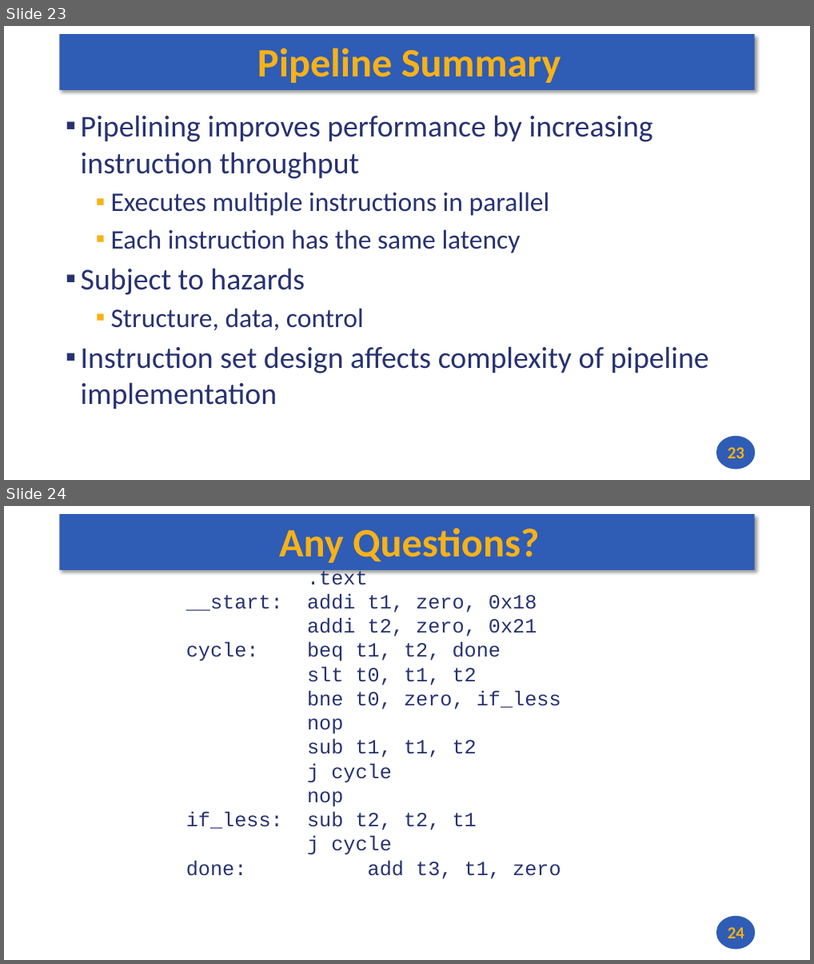
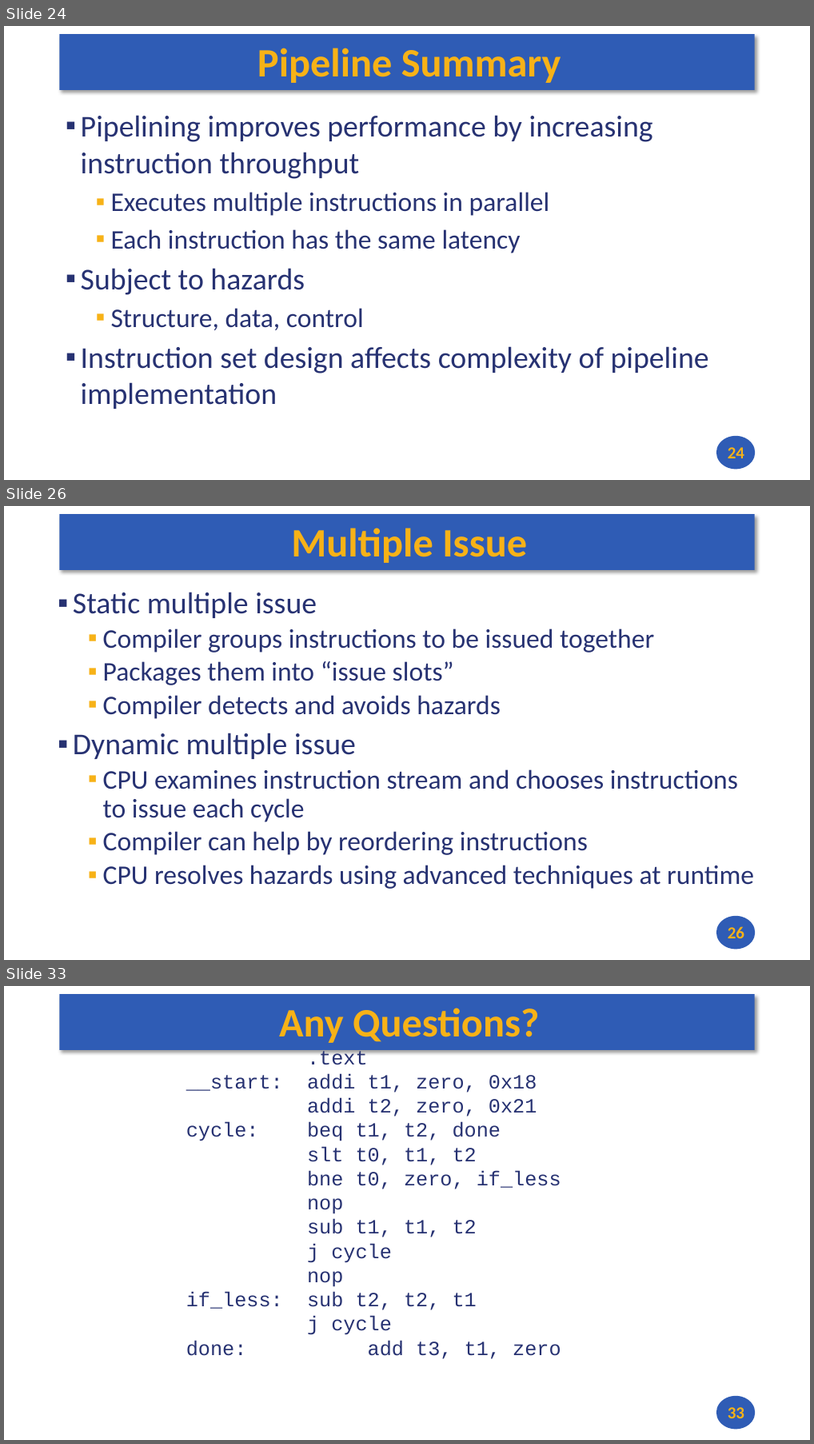
Before and after one commit to andrewt0301/hse-acos-course, a slide deck: docs/part1ca/09_Pipeline/CA_Lecture_09.pptx. Shown one above the other, each under a label of ours: slides 23 and 24 before the commit, slides 24, 26 and 33 after it; the slides between them are not shown. The pictures are 814x964 and 814x1444 pixels, drawn with LibreOffice and Linux fonts; fonts in the diff are those of the drawing. Boxes give left, top, right and bottom in pixels: in the first picture for what was removed or moved away, otherwise in the second. Text is boxed around its words. In the diff, an @@ line names an element or a change of style, - is before the commit and + after.

```diff
--- a/docs/part1ca/09_Pipeline/CA_Lecture_09.pptx
+++ b/docs/part1ca/09_Pipeline/CA_Lecture_09.pptx
@@ slide 26 added at (4, 506, 810, 960), background #FFFFFF; not listed: 2 template elements that a slide beside it also shows @@
@@ title added at (291, 528, 527, 563), 48 pt, text #F7B217, bold @@
+Multiple Issue
@@ text added at (73, 592, 754, 888), 32 pt, text #273272 @@
+▪ Static multiple issue
+  ▪ Compiler groups instructions to be issued together
+  ▪ Packages them into “issue slots”
+  ▪ Compiler detects and avoids hazards
+▪ Dynamic multiple issue
+  ▪ CPU examines instruction stream and chooses instructions to issue each cycle
+  ▪ Compiler can help by reordering instructions
+  ▪ CPU resolves hazards using advanced techniques at runtime
@@ page number added at (728, 926, 745, 938), 20 pt, text #F7B217, bold @@
+26
@@ what was slide 23 is now slide 24 @@
@@ page number at (728, 447, 745, 458): text changed @@
-23
+24
@@ what was slide 24 is now slide 33 @@
@@ page number at (728, 1407, 745, 1418): text changed @@
-24
+33
```
Also in this commit, not shown: 8 other slides added, 2 other files.
